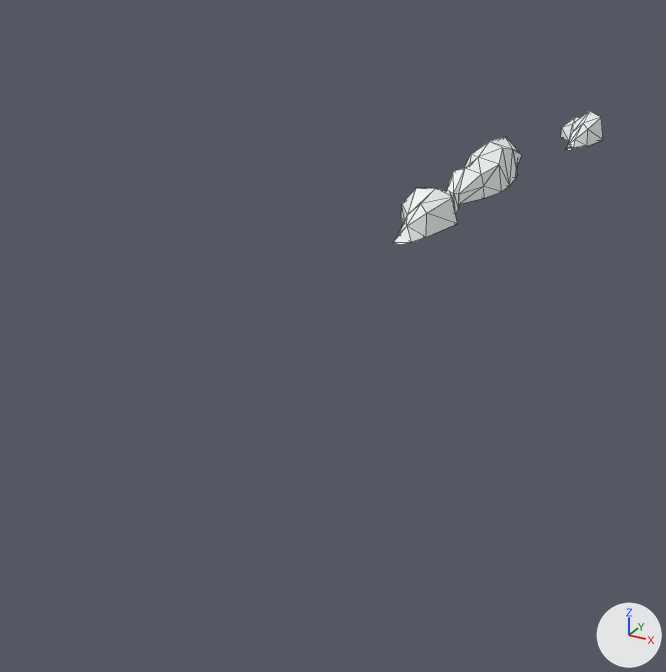
An edit to the FBX model production/Flux/FluxContent/models/env/clouds_4.fbx, drawn before and after from the same camera.
Both versions are drawn from a 50 mm camera at (0.454, -1.902, 0.367) aimed at (-0.109, -0.879, -0.144). Arrows for +X, +Y and +Z are at lower right; the lights stay in place. Mesh edges are drawn as thin lines. Where no turn or scale is listed for an object, it has been applied to the vertices.

Names of what the first picture shows: 'pasted__polySurface11', 'pasted__polySurface18'.
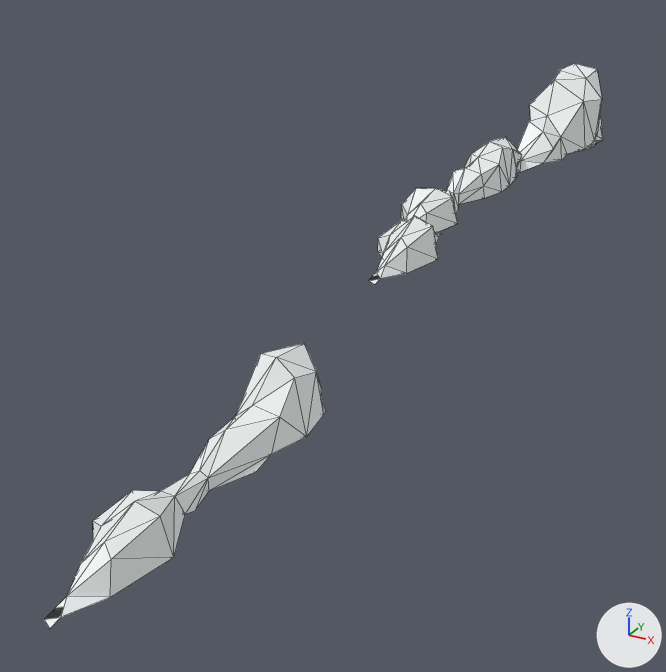
Scene script edits in JSON lines:
```json
{"op": "add", "block": "mat_lambert2", "code": ["mat_lambert2 = principled_material('lambert2')", "mat_lambert2.base_color = (0.896, 0.932, 0.93)  # white #f3f7f7"]}
{"op": "add", "block": "mat_lambert5", "code": ["mat_lambert5 = principled_material('lambert5')", "mat_lambert5.base_color = (0.896, 0.932, 0.93)  # white #f3f7f7"]}
{"op": "add", "block": "me_mesh_001_1", "code": ["me_mesh_001_1 = bpy.data.meshes.new('Mesh.001')", "me_mesh_001_1.from_pydata(...)  # 27 vertices, 48 faces; spans x -0.041..0.038, y -0.99..-0.773, z -0.011..0.043", "me_mesh_001_1.materials.append(mat_lambert2)  # white #f3f7f7"]}
{"op": "add", "block": "me_mesh_004", "code": ["me_mesh_004 = bpy.data.meshes.new('Mesh.004')", "me_mesh_004.from_pydata(...)  # 36 vertices, 68 faces; spans x -0.047..0.04, y -0.238..0.0, z -0.01..0.074", "me_mesh_004.materials.append(mat_lambert5)  # white #f3f7f7"]}
{"op": "add", "block": "me_mesh_002", "code": ["me_mesh_002 = bpy.data.meshes.new('Mesh.002')", "me_mesh_002.from_pydata(...)  # 40 vertices, 76 faces; spans x -0.064..0.052, y -0.432..0.0, z -0.003..0.138", "me_mesh_002.materials.append(mat_lambert2)  # white #f3f7f7"]}
{"op": "add", "block": "me_mesh_1", "code": ["me_mesh_1 = bpy.data.meshes.new('Mesh')", "me_mesh_1.from_pydata(...)  # 52 vertices, 97 faces; spans x -0.079..0.011, y -1.363..-0.924, z 0.0..0.083", "me_mesh_1.materials.append(mat_lambert2)  # white #f3f7f7"]}
{"op": "add", "block": "ob_pasted__polysurface14", "code": ["ob_pasted__polysurface14 = bpy.data.objects.new('pasted__polySurface14', me_mesh_001_1)", "ob_pasted__polysurface14.location = (0.0, 0.0, 0.0)"]}
{"op": "add", "block": "ob_pasted__polysurface13", "code": ["ob_pasted__polysurface13 = bpy.data.objects.new('pasted__polySurface13', me_mesh_004)", "ob_pasted__polysurface13.location = (0.0, 0.0, 0.0)"]}
{"op": "add", "block": "ob_pasted__polysurface15", "code": ["ob_pasted__polysurface15 = bpy.data.objects.new('pasted__polySurface15', me_mesh_002)", "ob_pasted__polysurface15.location = (0.0, 0.0, 0.0)"]}
{"op": "add", "block": "ob_pasted__polysurface12", "code": ["ob_pasted__polysurface12 = bpy.data.objects.new('pasted__polySurface12', me_mesh_1)", "ob_pasted__polysurface12.location = (0.0, -0.143, -0.136)"]}
```

What differs and where, as boxes (x1, y1, x2, y2) in the pictures (666 x 672 px):
```json
{"object": "pasted__polySurface12", "change": "added", "after": [44, 344, 326, 629]}
{"object": "pasted__polySurface15", "change": "added", "after": [517, 63, 602, 172]}
{"object": "pasted__polySurface14", "change": "added", "after": [369, 216, 442, 284]}
{"object": "pasted__polySurface13", "change": "added", "after": [577, 143, 597, 152]}
```
